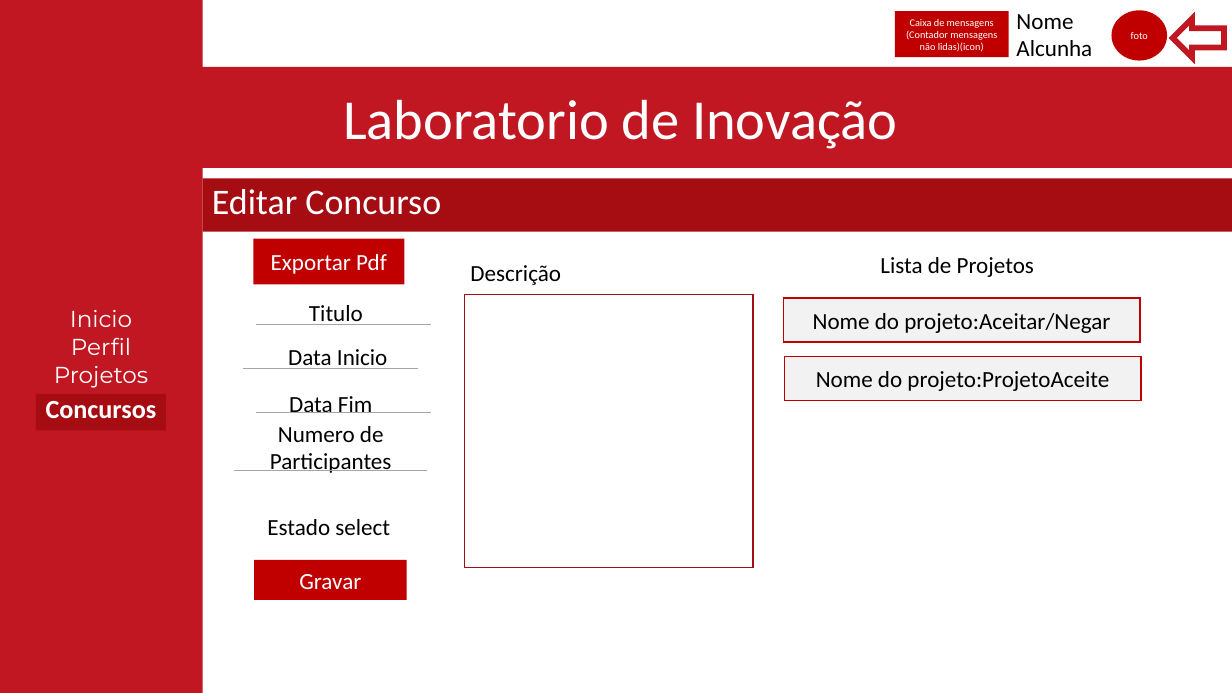
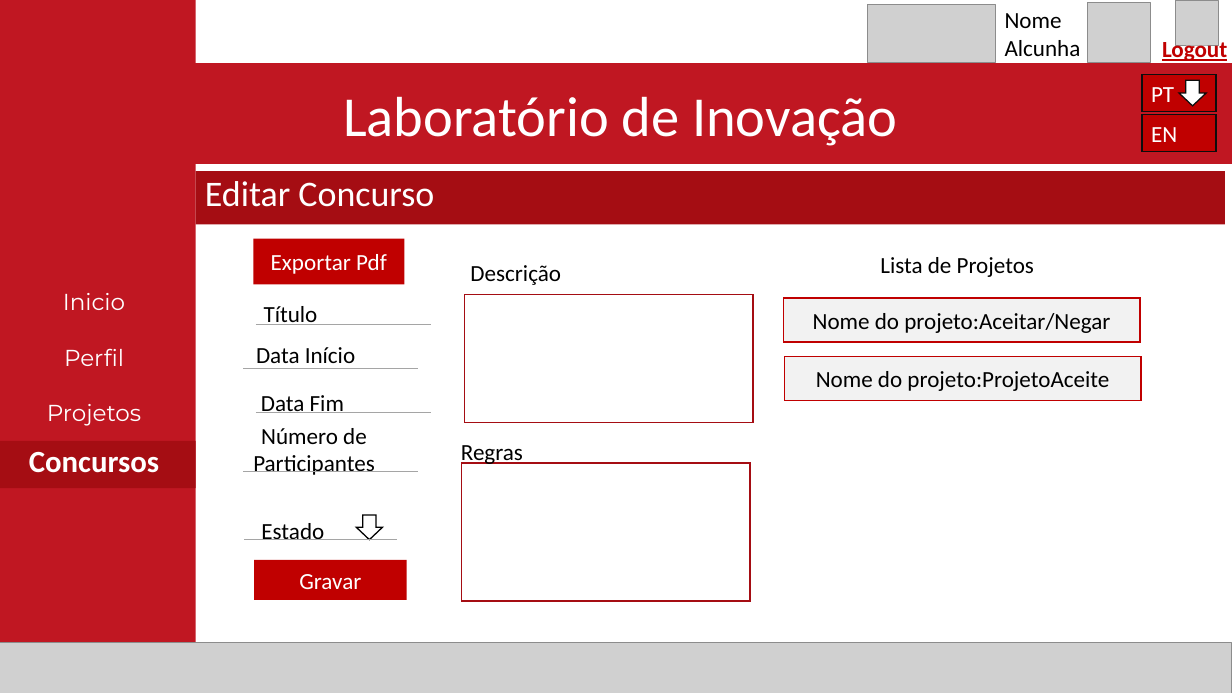
Before and after one commit to Reaf25pt/CriticalProject, a slide deck: slide 23 of frontend/Projetofinal.pptx (slide 24 before the commit). Drawn at 1232x693 pixels with LibreOffice and Linux fonts; fonts in the diff are those of the drawing; grey boxes stand for pictures. Boxes give left, top, right and bottom in pixels: in the first picture for what was removed or moved away, otherwise in the second. Text is boxed around its words. In the diff, an @@ line names an element or a change of style, - is before the commit and + after.

```diff
--- a/frontend/Projetofinal.pptx
+++ b/frontend/Projetofinal.pptx
@@ rectangle "Inicio": place and size @@
-rectangle "Inicio" at [0, 0, 202, 693]
+rectangle "Inicio" at [0, 0, 196, 691]
@@ rectangle "Inicio" at [0, 0, 196, 691]: line spacing 1 to 2 @@
@@ picture added at [868, 5, 996, 63] @@
@@ rectangle removed at [895, 11, 1008, 57] @@
-Caixa de mensagens
-(Contador mensagens não lidas)(icon)
@@ text "Nome": place and size @@
-text "Nome" at [1016, 14, 1092, 56]
+text "Nome" at [1005, 13, 1081, 56]
@@ picture added at [1088, 2, 1151, 63] @@
@@ ellipse removed at [1112, 10, 1167, 60] @@
-foto
@@ left arrow removed at [1173, 18, 1225, 57] @@
@@ picture added at [1176, 1, 1218, 45] @@
@@ text added at [1162, 38, 1227, 64], 18 pt, text #C00000, bold, underline @@
+Logout
@@ rectangle "Laboratório de Inovação": place and size @@
-rectangle "Laboratório de Inovação" at [9, 67, 1232, 167]
+rectangle "Laboratório de Inovação" at [9, 63, 1232, 164]
@@ rectangle added at [1142, 74, 1216, 112], fill #C00000, outline #0D0D0D 1 pt, 18 pt, text #FFFFFF @@
+PT
@@ down arrow added at [1179, 80, 1206, 106], fill #FFFFFF, outline #0D0D0D 1 pt @@
@@ text in rectangle at [343, 96, 897, 146]: text changed @@
-Laboratorio de Inovação
+Laboratório de Inovação
@@ rectangle added at [1142, 115, 1216, 152], fill #C00000, outline #0D0D0D 1 pt, 18 pt, text #FFFFFF @@
+EN
@@ rectangle "Editar Concurso": place and size @@
-rectangle "Editar Concurso" at [202, 178, 1232, 232]
+rectangle "Editar Concurso" at [196, 171, 1226, 225]
@@ rectangle: place and size @@
-rectangle at [464, 295, 753, 567]
+rectangle at [464, 295, 753, 422]
@@ text added at [264, 306, 318, 325], 18 pt, text #000000 @@
+Título
@@ text removed at [309, 305, 363, 325] @@
-Titulo
@@ text at [256, 347, 355, 369]: text changed @@
-Data Inicio
+Data Início
@@ text "Data Fim": place and size @@
-text "Data Fim" at [289, 396, 372, 413]
+text "Data Fim" at [261, 395, 344, 413]
@@ rectangle "Concursos": place and size @@
-rectangle "Concursos" at [36, 394, 166, 430]
+rectangle "Concursos" at [0, 441, 196, 488]
@@ rectangle "Concursos" at [0, 441, 196, 488]: size 20.4 to 24 pt; line spacing 0.8 to 0.9 @@
@@ text at [253, 428, 375, 475]: text changed @@
-Numero de Participantes
+Número de Participantes
@@ text added at [461, 445, 523, 466], 18 pt, text #000000 @@
+Regras
@@ line moved from (234, 470) - (428, 470) to (243, 471) - (419, 471) @@
@@ rectangle added at [461, 463, 750, 601], outline #A50D13 1 pt @@
@@ text at [261, 523, 324, 540]: text changed @@
-Estado select
+Estado
@@ down arrow added at [357, 515, 383, 540], fill #FFFFFF, outline #000000 1 pt @@
@@ line added from (244, 540) to (397, 540), #A5A5A5 0.5 pt @@
@@ picture added at [0, 642, 1231, 693] @@
```
Also in this commit, not shown: 16 other slides changed, 7 slides added, 9 slides removed.
